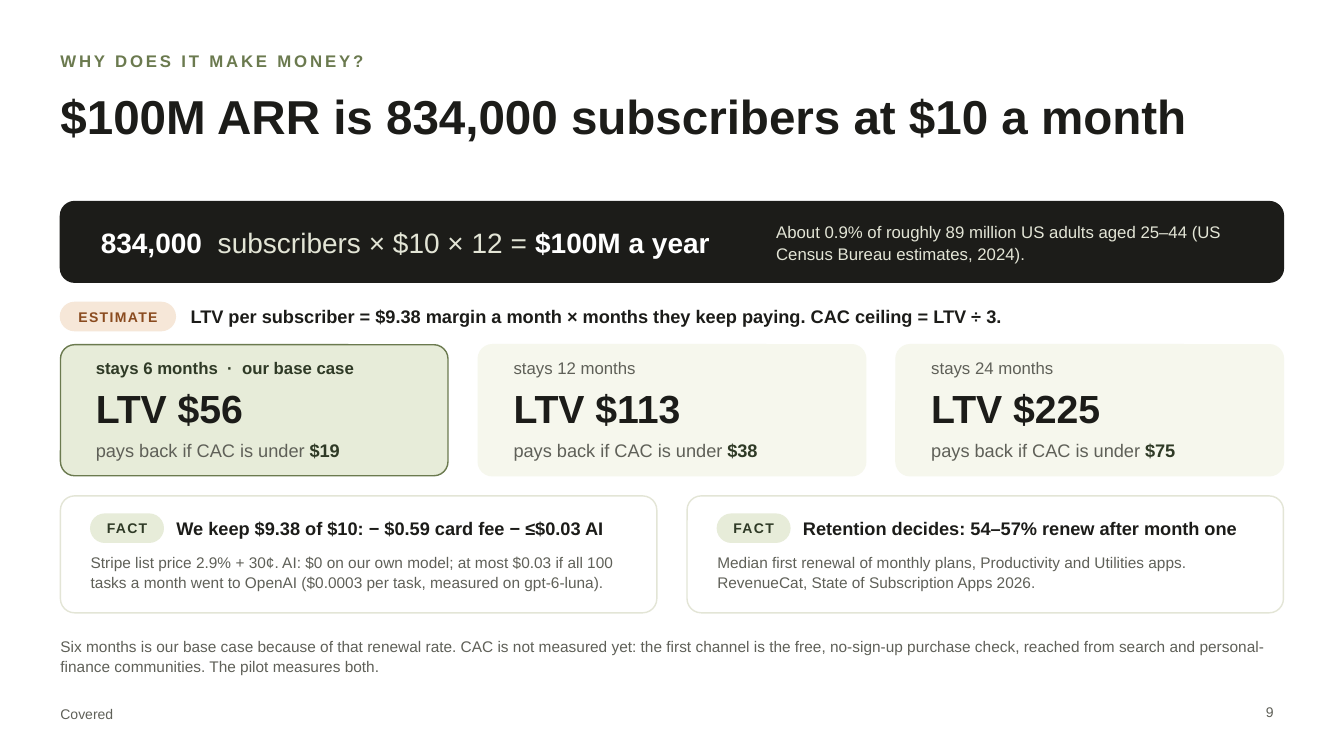
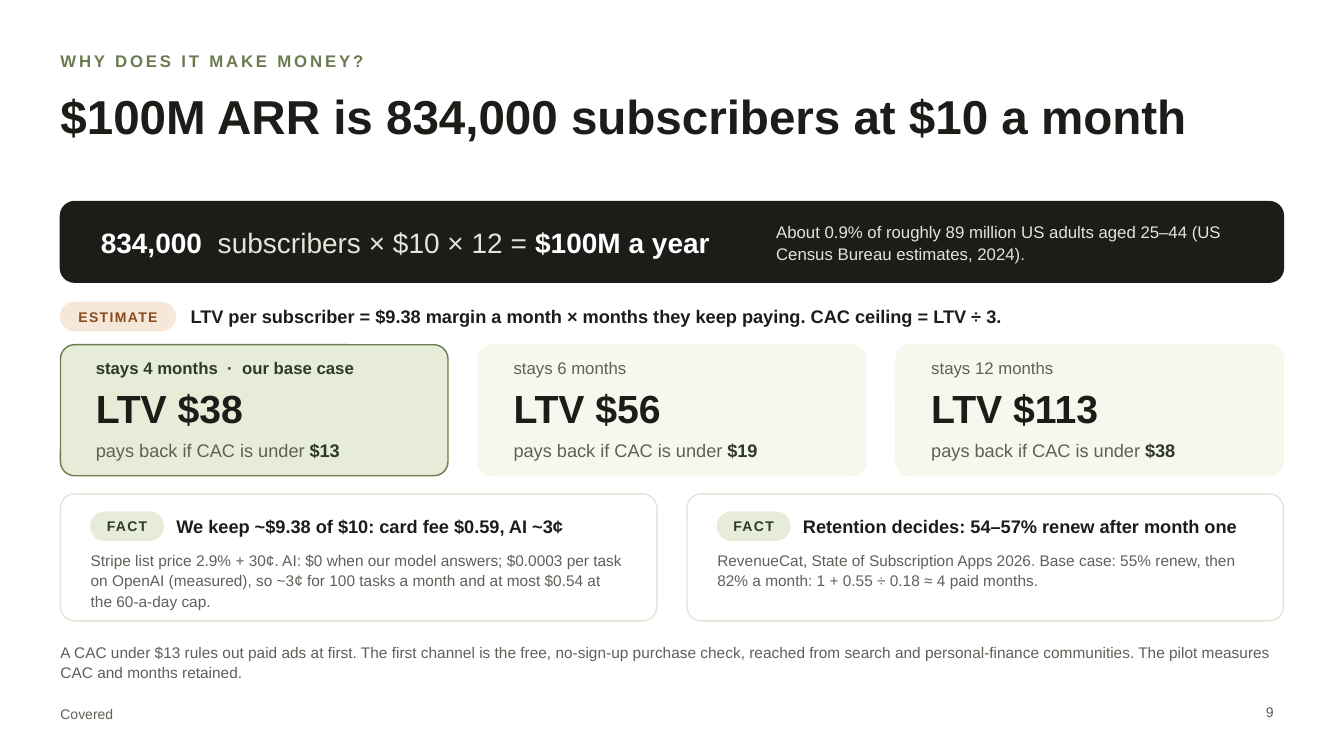
Before and after one commit to chinusoid/FractureTeam, a slide deck: slide 9 of pitch/covered-pitch.pptx. Drawn at 1344x756 pixels with LibreOffice and Linux fonts; fonts in the diff are those of the drawing. Boxes give left, top, right and bottom in pixels: in the first picture for what was removed or moved away, otherwise in the second. Text is boxed around its words. In the diff, an @@ line names an element or a change of style, - is before the commit and + after.

```diff
--- a/pitch/covered-pitch.pptx
+++ b/pitch/covered-pitch.pptx
@@ text at box(96, 362, 354, 378): text changed @@
-stays 6 months · our base case
+stays 4 months · our base case
@@ text at box(514, 362, 626, 378): text changed @@
-stays 12 months
+stays 6 months
@@ text at box(931, 362, 1053, 378): text changed @@
-stays 24 months
+stays 12 months
@@ text at box(96, 394, 243, 426): text changed @@
-LTV $56
+LTV $38
@@ text at box(514, 394, 660, 426): text changed @@
-LTV $113
+LTV $56
@@ text at box(931, 394, 1098, 426): text changed @@
-LTV $225
+LTV $113
@@ text at box(96, 443, 340, 461): text changed @@
-pays back if CAC is under $19
+pays back if CAC is under $13
@@ text at box(514, 443, 757, 461): text changed @@
-pays back if CAC is under $38
+pays back if CAC is under $19
@@ text at box(931, 444, 1175, 461): text changed @@
-pays back if CAC is under $75
+pays back if CAC is under $38
@@ rounded rectangle: place and size @@
-rounded rectangle at box(60, 496, 657, 613)
+rounded rectangle at box(60, 494, 657, 621)
@@ rounded rectangle at box(60, 494, 657, 621): proportions changed @@
@@ rounded rectangle at box(688, 494, 1285, 621): proportions changed @@
@@ rounded rectangle: place and size @@
-rounded rectangle at box(688, 496, 1285, 613)
+rounded rectangle at box(688, 494, 1285, 621)
@@ text at box(176, 519, 563, 537): text changed @@
-We keep $9.38 of $10: − $0.59 card fee − ≤$0.03 AI
+We keep ~$9.38 of $10: card fee $0.59, AI ~3¢
@@ text at box(91, 554, 621, 610): text changed @@
-Stripe list price 2.9% + 30¢. AI: $0 on our own model; at most $0.03 if all 100 tasks a month went to OpenAI ($0.0003 per task, measured on gpt-6-luna).
+Stripe list price 2.9% + 30¢. AI: $0 when our model answers; $0.0003 per task on OpenAI (measured), so ~3¢ for 100 tasks a month and at most $0.54 at the 60-a-day cap.
@@ text at box(717, 555, 1235, 589): text changed @@
-Median first renewal of monthly plans, Productivity and Utilities apps. RevenueCat, State of Subscription Apps 2026.
+RevenueCat, State of Subscription Apps 2026. Base case: 55% renew, then 82% a month: 1 + 0.55 ÷ 0.18 ≈ 4 paid months.
@@ text at box(60, 646, 1270, 678): text changed @@
-Six months is our base case because of that renewal rate. CAC is not measured yet: the first channel is the free, no-sign-up purchase check, reached from search and personal-finance communities. The pilot measures both.
+A CAC under $13 rules out paid ads at first. The first channel is the free, no-sign-up purchase check, reached from search and personal-finance communities. The pilot measures CAC and months retained.
```
Also in this commit, not shown: 2 other slides changed, 9 other files.
